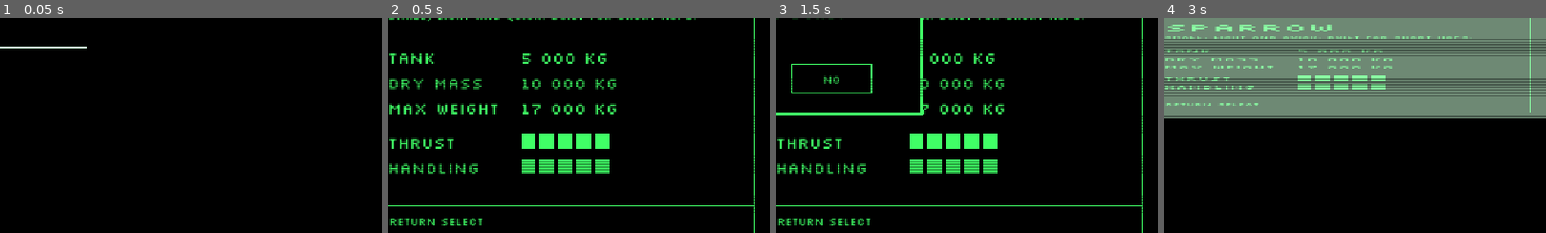
Above: before the commit, frames 1-4 (left to right).
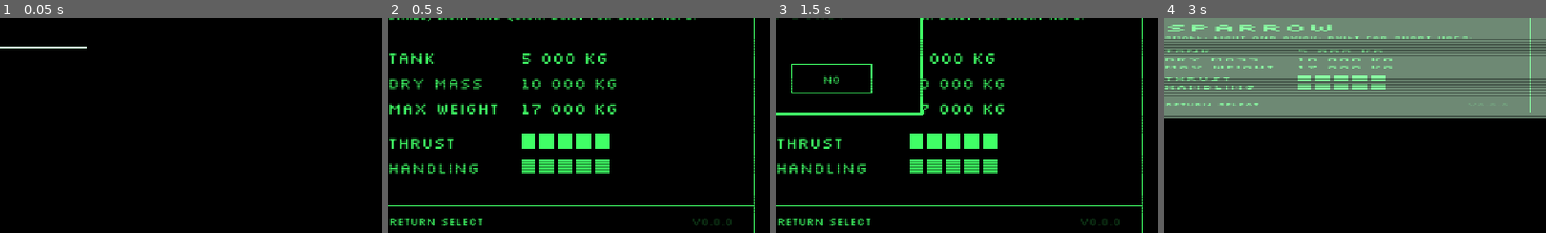
Above: after the commit, the same moments.

Repository: pkopczynski/lunar-lander
Game: Godot game, scene res://main.tscn
Same seed, same stepped clock (60 frames per second), same inputs: the game is played once before the commit and once after it.
Inputs (mouse positions are % of the whole screen's width and height, from its top left):
- Up to frame 1 (0.05 s): no input
- Up to frame 2 (0.5 s): no input
- Up to frame 3 (1.5 s): tap Enter (ui_accept) at 0.5, 0.77, 1.25 s; move the mouse to (72, 45) at 0.52 s; hold Right (ui_right) 0.53-1.28 s; click (72, 45) at 0.67 s; move the mouse to (30, 55) at 1.27 s; hold - (weight_down) from 1.28 s (still down)
- Up to frame 4 (3 s): tap Enter (ui_accept) at 1.52 s; move the mouse to (60, 28) at 2.02 s; release - (weight_down) at 2.03 s; hold Right (ui_right) 2.03-2.78 s; tap R (restart) at 2.75 s; move the mouse to (45, 70) at 2.77 s; hold Up (ui_up) from 2.78 s (still down); click (45, 70) at 2.92 s
The pictures show only the part of the screen within x 50-100%, y 43-93%; the shares and areas given below are measured in that part.

Frame 1 is identical in both runs. In frame 2, 0.1% of the frame differs, in the area x 79-90%, y 93-97%; in frame 3, 0.1%; in frame 4, less than 0.1%.

Commit message:
feat: show the game version on the Office Terminal and automate releases
Adopt conventional commits, SemVer and a player-facing CHANGELOG.md,
cut by release-please. A PR title check enforces the convention.

Co-Authored-By: Claude Opus 5.5 <noreply@anthropic.com>

Diff:
--- a/office.gd
+++ b/office.gd
@@ -11,6 +11,7 @@
 const ARE_YOU_SURE_TEXT := "ARE YOU SURE?"
 const SWAP_TEXT := "WOULD YOU LIKE TO CHOOSE A DIFFERENT SHIP?"
 const IN_SERVICE_TEXT := "IN SERVICE"
+const VERSION_PREFIX := "V"
 const RATING_BLOCKS := 5
 const FULL_BLOCK := "■"
 const EMPTY_BLOCK := "□"
@@ -330,6 +331,8 @@
 	var hint_rule_y := hint_y - HINT_SIZE - LINE_GAP
 	terminal.draw_line(Vector2(frame.position.x, hint_rule_y), Vector2(frame.end.x, hint_rule_y), GREEN, LINE_WIDTH)
 	draw_key_hint(Vector2(inner.position.x, hint_y))
+	draw_text(version_text(), Vector2(inner.position.x, hint_y), HINT_SIZE, inner.size.x,
+		HORIZONTAL_ALIGNMENT_RIGHT, DIM_GREEN)
 
 	var offer_area := Rect2(inner.position.x, rule_y + LINE_GAP, inner.size.x, hint_rule_y - rule_y - 2.0 * LINE_GAP)
 	draw_offer(offer_area)
@@ -416,6 +419,10 @@
 		Vector2(x + HINT_ARROW_SIZE, mid_y), Vector2(x, mid_y - h), Vector2(x, mid_y + h)]), GREEN)
 	x += HINT_ARROW_SIZE * 1.5 + LINE_GAP
 	draw_text(words, Vector2(x, baseline_left.y), HINT_SIZE)
+
+
+func version_text() -> String:
+	return VERSION_PREFIX + GameVersion.VERSION
 
 
 func popup_text() -> String:
--- /dev/null
+++ b/release-please-config.json
@@ -0,0 +1,25 @@
+{
+  "$schema": "https://raw.githubusercontent.com/googleapis/release-please/main/schemas/config.json",
+  "bootstrap-sha": "7c533a577e369dfcbe9a2a24934bf8190f481b9a",
+  "packages": {
+    ".": {
+      "release-type": "simple",
+      "include-component-in-tag": false,
+      "bump-minor-pre-major": true,
+      "extra-files": ["version.gd"],
+      "changelog-sections": [
+        { "type": "feat", "section": "Features" },
+        { "type": "fix", "section": "Bug Fixes" },
+        { "type": "perf", "section": "Performance" },
+        { "type": "revert", "section": "Reverts", "hidden": true },
+        { "type": "refactor", "section": "Refactoring", "hidden": true },
+        { "type": "test", "section": "Tests", "hidden": true },
+        { "type": "docs", "section": "Documentation", "hidden": true },
+        { "type": "chore", "section": "Chores", "hidden": true },
+        { "type": "ci", "section": "CI", "hidden": true },
+        { "type": "build", "section": "Build", "hidden": true },
+        { "type": "style", "section": "Style", "hidden": true }
+      ]
+    }
+  }
+}
--- a/tests/test_office.gd
+++ b/tests/test_office.gd
@@ -119,3 +119,8 @@
 	check(indicator in lines_after_right, "the indicator should read %s, shows %s" % [indicator, lines_after_right])
 	check(after_wrap == "Sparrow", "Right on the last Offer should wrap to the first, got %s" % after_wrap)
 	check(after_left_wrap == "Test ship", "Left on the first Offer should wrap to the last, got %s" % after_left_wrap)
+
+
+func test_the_terminal_shows_the_game_version() -> void:
+	await frames(2)
+	check(office().version_text() == "V" + GameVersion.VERSION, "the Terminal should show V%s, got %s" % [GameVersion.VERSION, office().version_text()])
--- /dev/null
+++ b/version.gd
@@ -0,0 +1,4 @@
+class_name GameVersion
+# release-please bumps this on every release (see CLAUDE.md); never edit it by hand.
+
+const VERSION := "0.0.0" # x-release-please-version
Not shown, added: .release-please-manifest.json
Not shown, added: version.gd.uid
Not shown, added: CLAUDE.md
